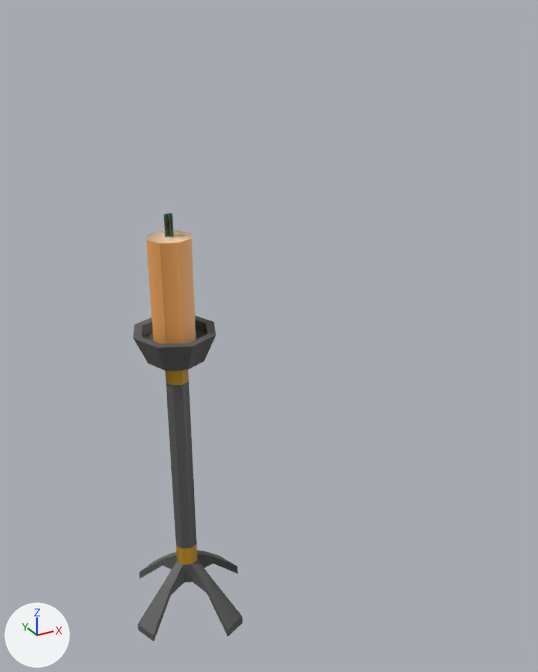
Before and after pictures for a commit that changed the OBJ model Redist/Models/3dmodels/Candle_336x14.obj.
Before and after are seen from a 50 mm camera at (-0.8, -2.1, 2.07) aimed at (0.36, 0.01, 1.01). The axes (+X, +Y, +Z) are drawn at lower left. The lights are the same throughout. Where no turn or scale is listed for an object, it has been applied to the vertices.

In view in the first picture: 'Candle_336x14'.
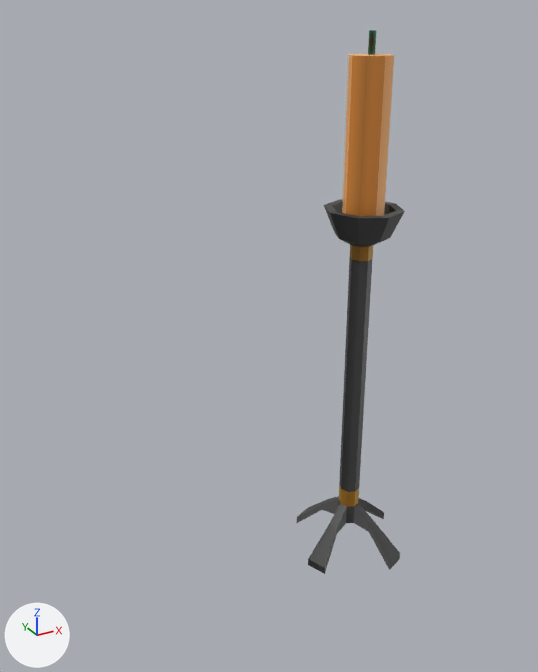
Where the change shows, as pixel boxes [x1, y1, x2, y2] in the pictures (538 x 672 px; the box of a moved part takes in the faces that stretch with it):
'Candle_336x14', reshaped (27% taller): before [133, 213, 243, 641]; after [297, 30, 405, 574]
part 1 of me_candle_336x14, moved or reshaped: before [147, 230, 196, 344]; after [342, 54, 394, 216]
part 2 of me_candle_336x14, moved or reshaped: before [166, 213, 171, 237]; after [370, 30, 375, 55]
part 3 of me_candle_336x14, moved or reshaped: before [164, 213, 174, 237]; after [368, 30, 376, 55]
part 4 of me_candle_336x14, moved or reshaped: before [138, 382, 243, 641]; after [297, 258, 400, 574]
part 5 of me_candle_336x14, moved or reshaped: before [133, 316, 216, 385]; after [324, 199, 405, 261]

Edits to the bpy script that builds the scene:
```text
Change me_candle_336x14:
    used by ob_candle_336x14; location = (0.0, 0.0, 0.0)
    remove me_candle_336x14.from_pydata(...)  # 144 vertices, 262 faces; spans x -0.23..0.23, y -0.24..0.24, z -0.02..1.5
    add me_candle_336x14.from_pydata(...)  # 144 vertices, 262 faces; spans x 0.5..0.96, y -0.24..0.24, z -0.02..2.01
    me_candle_336x14 part 1: the loose piece of 16 vertices spanning x -0.07..0.07, y -0.08..0.08, z 1.09..1.43 is scaled about its middle by (1, 1, 1.57), then moved by (0.73, 0.0, 0.41)
    me_candle_336x14 part 2: the loose piece of 4 vertices spanning x 0.0, y -0.02..0.01, z 1.43..1.5 is moved by (0.73, 0.0, 0.51)
    me_candle_336x14 part 3: the loose piece of 4 vertices spanning x -0.01..0.01, y 0.0, z 1.43..1.5 is moved by (0.73, 0.0, 0.51)
    me_candle_336x14 part 4: all 56 vertices in x -0.23..0.23, y -0.24..0.24, z -0.02..0.26 are moved by (0.73, 0.0, 0.0)
    me_candle_336x14 part 5: 64 of the vertices in x -0.14..0.14, y -0.15..0.15, z 0.93..1.13 are moved by (0.73, 0.0, 0.31)
```
